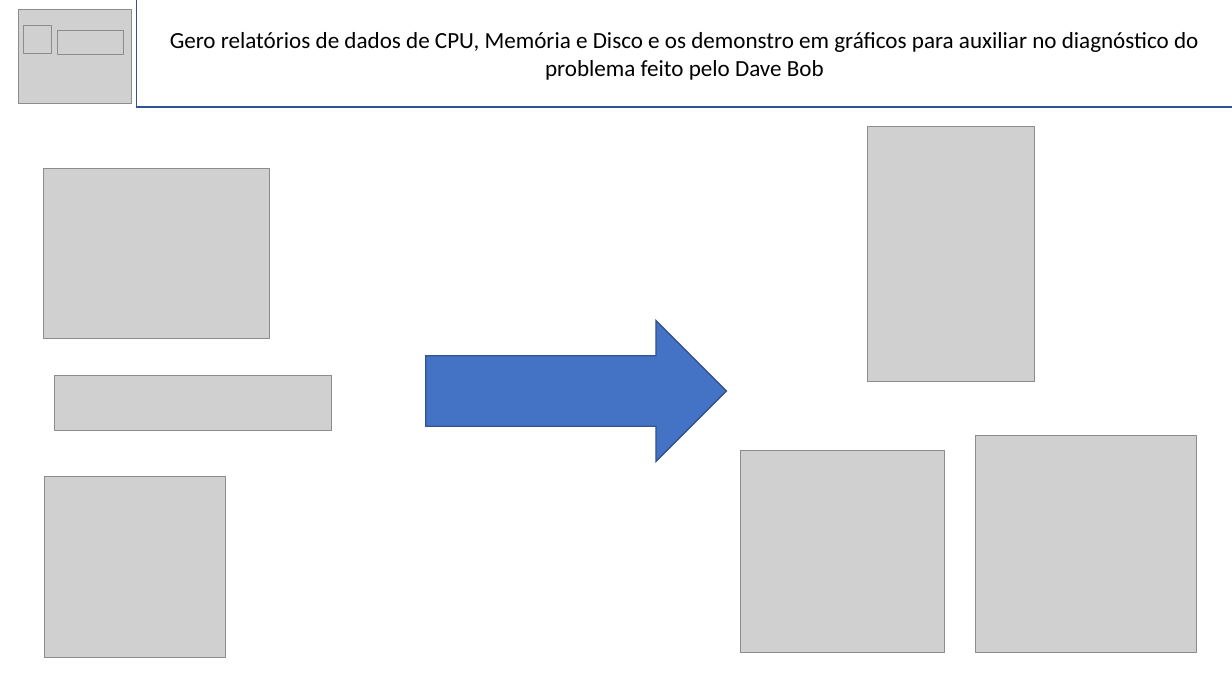
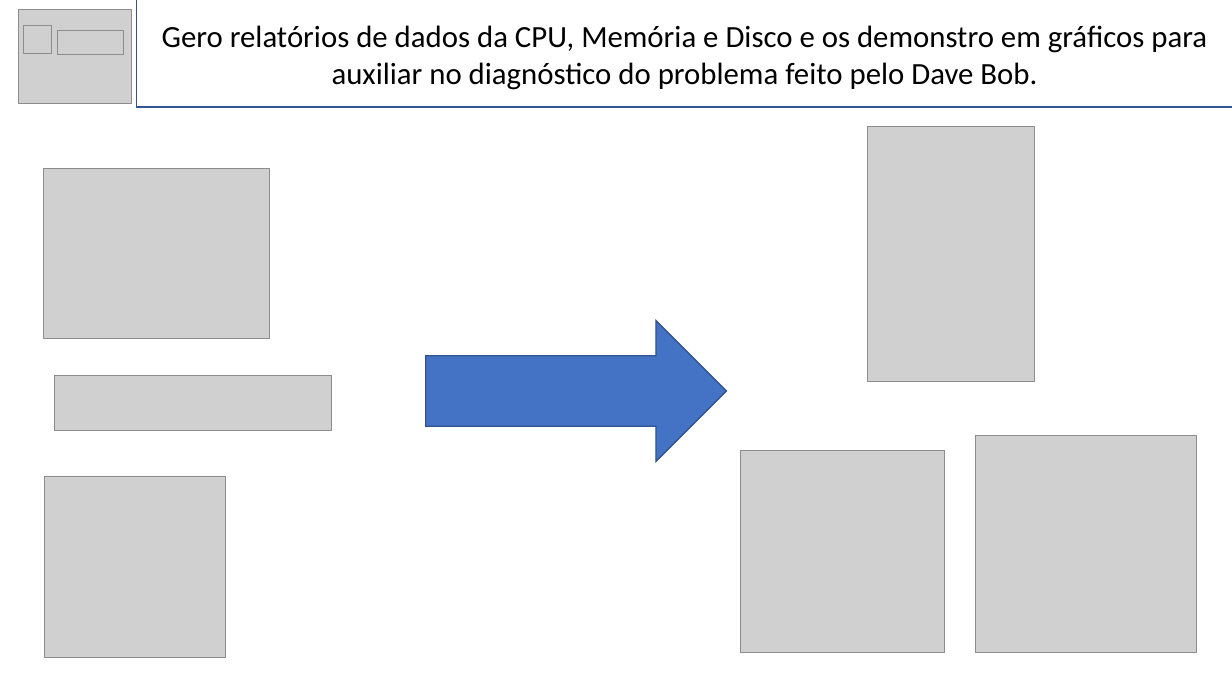
Before and after one commit to BandTec/primelloteirs, a slide deck: slide 5 of Documentacao/StoryBoard_KPRunnin'.pptx. Drawn at 1232x693 pixels with LibreOffice and Linux fonts; fonts in the diff are those of the drawing; grey boxes stand for pictures. Boxes give left, top, right and bottom in pixels: in the first picture for what was removed or moved away, otherwise in the second. Text is boxed around its words. In the diff, an @@ line names an element or a change of style, - is before the commit and + after.

Commit message:
StoryBoard com correções ortográficas
Corrigi uns erros gráficos e de escrita, mas agora foi

```diff
--- a/Documentacao/StoryBoard_KPRunnin'.pptx
+++ b/Documentacao/StoryBoard_KPRunnin'.pptx
@@ text in rectangle at <box>162,25,1207,90</box>: text changed; size 18 to 24 pt @@
-Gero relatórios de dados de CPU, Memória e Disco e os demonstro em gráficos para auxiliar no diagnóstico do problema feito pelo Dave Bob
+Gero relatórios de dados da CPU, Memória e Disco e os demonstro em gráficos para auxiliar no diagnóstico do problema feito pelo Dave Bob.
```
Also in this commit, not shown: 7 other slides changed.
